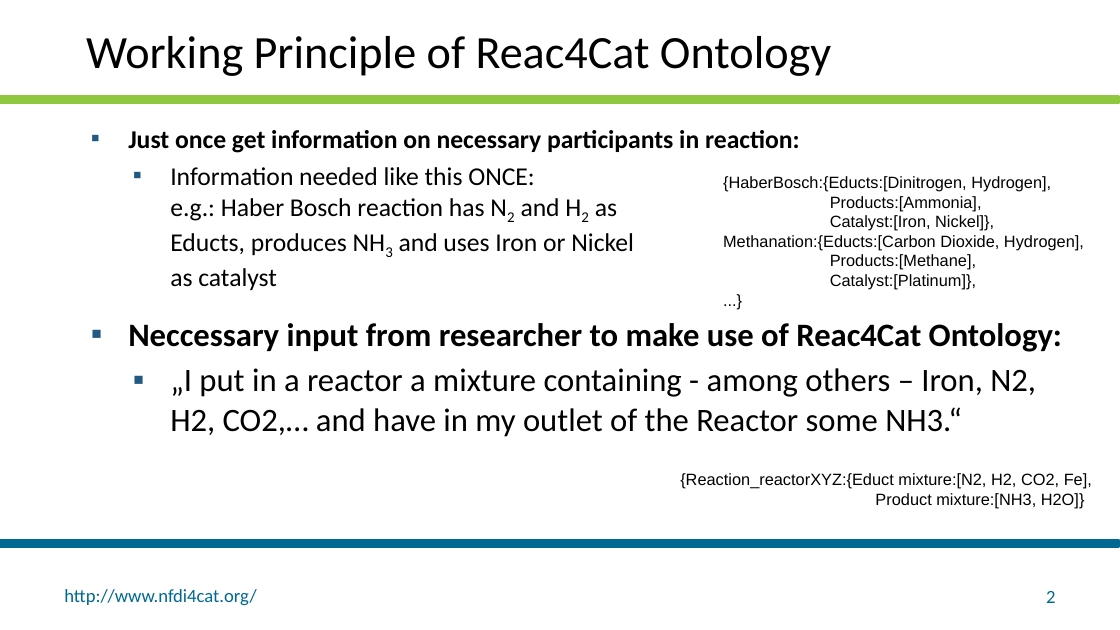
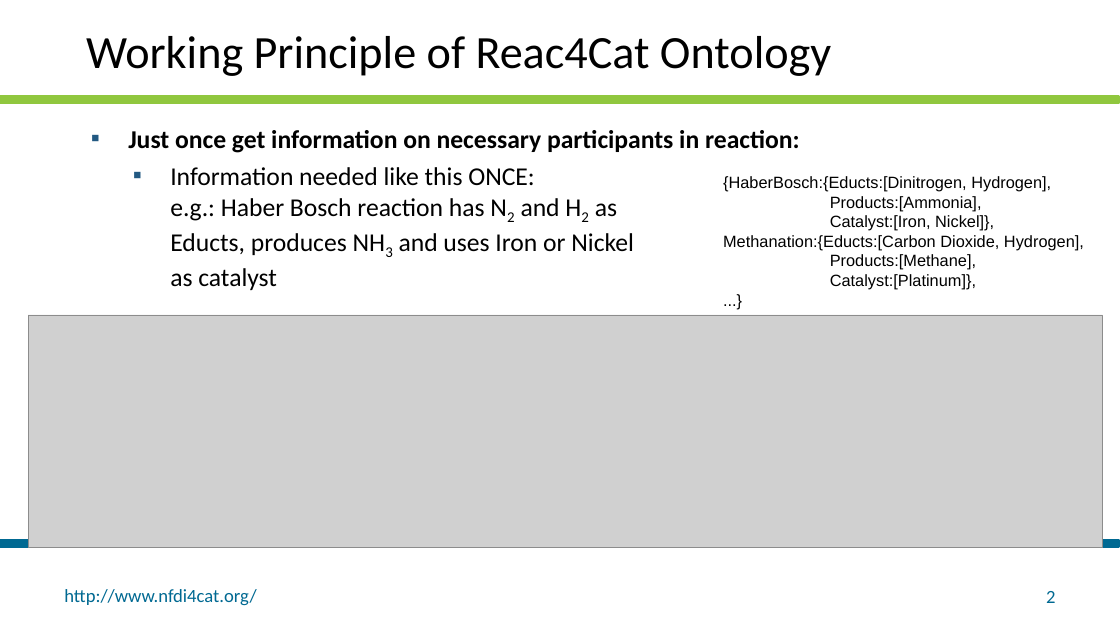
Before and after one commit to AleSteB/Reac4Cat, a slide deck: slide 2 of WorkingPrinciple-Reac4CatOntology.pptx. Drawn at 1120x630 pixels with LibreOffice and Linux fonts; fonts in the diff are those of the drawing; grey boxes stand for pictures; background and template pictures are left out. Boxes give left, top, right and bottom in pixels: in the first picture for what was removed or moved away, otherwise in the second. Text is boxed around its words. In the diff, an @@ line names an element or a change of style, - is before the commit and + after.

```diff
--- a/WorkingPrinciple-Reac4CatOntology.pptx
+++ b/WorkingPrinciple-Reac4CatOntology.pptx
@@ picture added at <box>28,315,1102,548</box> @@
@@ text removed at <box>128,323,1062,437</box> @@
-▪ Neccessary input from researcher to make use of Reac4Cat Ontology:
-  ▪ „I put in a reactor a mixture containing - among others – Iron, N2, H2, CO2,… and have in my outlet of the Reactor some NH3.“
@@ text removed at <box>680,473,1092,508</box> @@
-{Reaction_reactorXYZ:{Educt mixture:[N2, H2, CO2, Fe],
-Product mixture:[NH3, H2O]}
```
Also in this commit, not shown: 1 slide added, 1 slide removed.
